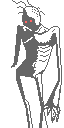
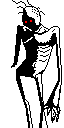
Layer changes from the first 64 × 128 image to the second:
"Layer 0": opacity 60% → 100% over [11, 0, 62, 128]
